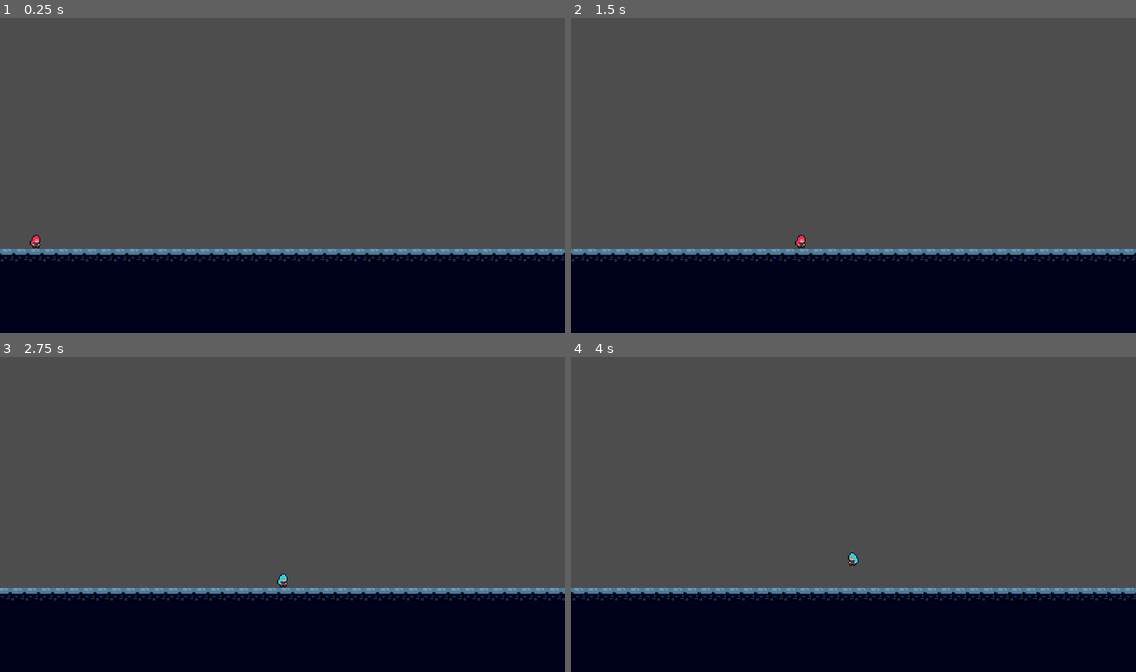
Above: before the commit, frames 1-4 (two rows, left to right).
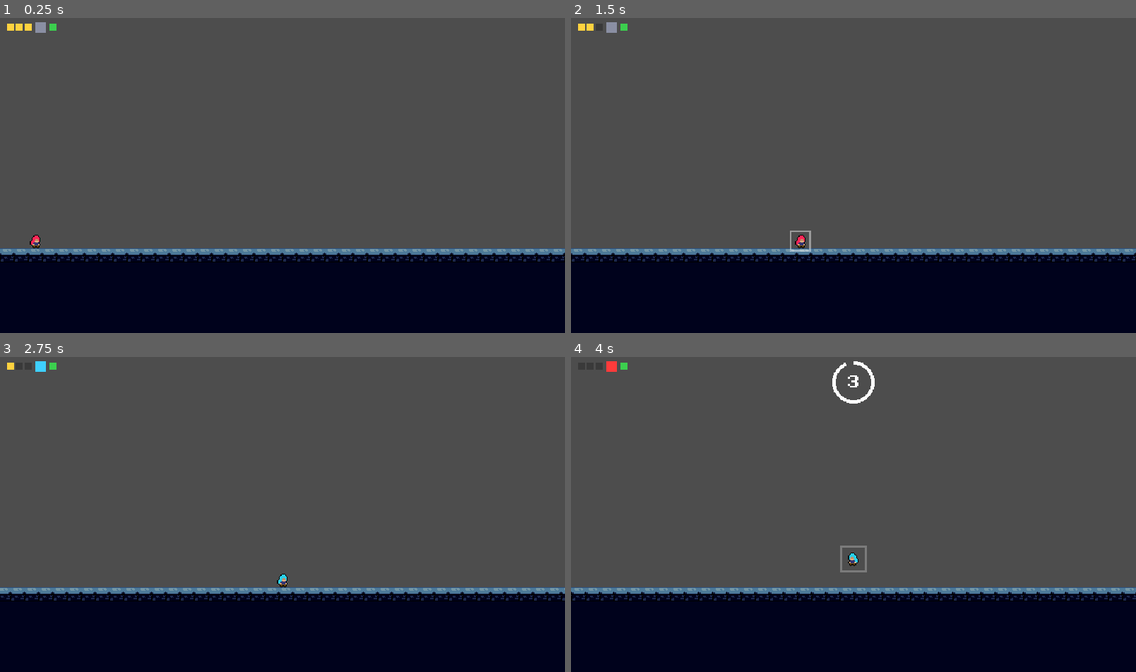
Above: after the commit, the same moments.

Repository: Pat-Rosander/TRI10NWARE
Game: Godot game, scene res://world/main.tscn
Two runs of this game, one before a commit and one after it. Both use one fixed random seed, a clock stepped at 60 frames per second and the inputs below.
Inputs:
- Up to frame 1 (0.25 s): no input
- Up to frame 2 (1.5 s): tap Enter at 0.5 s; hold Right (move_right) 0.53-1.28 s; tap X (dash) at 0.6 s; tap Space (jump) at 0.77 s; tap Z (switch) at 0.8, 1.35 s; hold Down (move_down) from 1.28 s (still down)
- Up to frame 3 (2.75 s): tap Space (jump) at 1.52, 2 s; tap X (dash) at 1.55, 2.1 s; release Down (move_down) at 2.03 s; hold Right (move_right) from 2.03 s (still down); tap Z (switch) at 2.3 s
- Up to frame 4 (4 s): release Right (move_right) at 2.78 s; hold Up (move_up) 2.78-3.53 s; tap Z (switch) at 2.85, 3.8 s; tap Space (jump) at 3.02, 3.77 s; tap X (dash) at 3.05 s; tap Enter at 3.5 s; hold Left (move_left) from 3.53 s (still down); tap C at 3.6 s

The runs differ from the first frame. In frame 1, 0.2% of the frame differs, in the area x 1-10%, y 1-5%; in frame 2, 0.2%; in frame 3, 0.1%; in frame 4, 0.5%, in the area x 6-54%, y 1-69%.

Commit message:
M2 step 5: HUD and switch visuals
Co-Authored-By: Claude Opus 5.5 <noreply@anthropic.com>

Diff:
--- a/game/player/player.tscn
+++ b/game/player/player.tscn
@@ -1,10 +1,47 @@
-[gd_scene load_steps=6 format=3]
+[gd_scene load_steps=12 format=3]
 
 [ext_resource type="Script" path="res://player/player.gd" id="1_player"]
 [ext_resource type="Script" path="res://input/live_input_source.gd" id="2_input"]
 [ext_resource type="Script" path="res://player/player_visuals.gd" id="3_visuals"]
 [ext_resource type="SpriteFrames" path="res://player/player_frames.tres" id="4_frames"]
 [ext_resource type="Script" path="res://player/flow_controller.gd" id="5_flow"]
+[ext_resource type="Texture2D" path="res://art/player/switch_burst.png" id="6_burst"]
+
+[sub_resource type="AtlasTexture" id="AtlasTexture_burst0"]
+atlas = ExtResource("6_burst")
+region = Rect2(0, 0, 32, 32)
+
+[sub_resource type="AtlasTexture" id="AtlasTexture_burst1"]
+atlas = ExtResource("6_burst")
+region = Rect2(32, 0, 32, 32)
+
+[sub_resource type="AtlasTexture" id="AtlasTexture_burst2"]
+atlas = ExtResource("6_burst")
+region = Rect2(64, 0, 32, 32)
+
+[sub_resource type="AtlasTexture" id="AtlasTexture_burst3"]
+atlas = ExtResource("6_burst")
+region = Rect2(96, 0, 32, 32)
+
+[sub_resource type="SpriteFrames" id="SpriteFrames_switch"]
+animations = [{
+"frames": [{
+"duration": 1.0,
+"texture": SubResource("AtlasTexture_burst0")
+}, {
+"duration": 1.0,
+"texture": SubResource("AtlasTexture_burst1")
+}, {
+"duration": 1.0,
+"texture": SubResource("AtlasTexture_burst2")
+}, {
+"duration": 1.0,
+"texture": SubResource("AtlasTexture_burst3")
+}],
+"loop": false,
+"name": &"burst",
+"speed": 20.0
+}]
 
 [node name="Player" type="Node2D"]
 script = ExtResource("1_player")
@@ -23,3 +60,9 @@
 animation = &"default_idle"
 centered = false
 offset = Vector2(-10, -20)
+
+[node name="SwitchFX" type="AnimatedSprite2D" parent="Visuals"]
+visible = false
+position = Vector2(0, -8)
+sprite_frames = SubResource("SpriteFrames_switch")
+animation = &"burst"
--- a/game/player/player_visuals.gd
+++ b/game/player/player_visuals.gd
@@ -1,5 +1,6 @@
-# Shows the player: each frame picks the animation (default_ or electric_ by state) and facing from the player's state. Reads
-# state only and never changes it (visuals are a window, not a lever). Serves AC M-01, M-02, M-03 (movement shown as decided).
+# Shows the player: each frame picks the animation (default_ or electric_ by state) and facing from the player's state,
+# and plays the switch burst over it on each switch event. Reads state only and never changes it (visuals are a window,
+# not a lever). Serves AC M-01, M-02, M-03 (movement shown as decided), V-04.
 extends Node2D
 
 ## Animation name prefixes for the default and flow states.
@@ -8,6 +9,12 @@
 
 @onready var _player: Player = get_parent()
 @onready var _sprite: AnimatedSprite2D = $Sprite
+@onready var _switch_fx: AnimatedSprite2D = $SwitchFX
+
+
+func _ready() -> void:
+	_switch_fx.animation_finished.connect(_switch_fx.hide)
+	Trace.event_logged.connect(_on_event_logged)
 
 
 func _process(_delta: float) -> void:
@@ -25,3 +32,10 @@
 	if _sprite.animation != animation:
 		_sprite.play(animation)
 	_sprite.flip_h = _player.state.facing < 0
+
+
+func _on_event_logged(entry: Dictionary) -> void:
+	if entry["event"] == "switch":
+		_switch_fx.show()
+		_switch_fx.stop()
+		_switch_fx.play(&"burst")
--- /dev/null
+++ b/game/ui/hud.gd
@@ -0,0 +1,109 @@
+# The HUD: volt pips, state icon, dash pip and the zero-volt countdown, read from the player every
+# frame; the volt pips flash on switch_refused. A read-only view that never changes state.
+# Serves AC V-03, V-04.
+extends CanvasLayer
+
+const VOLT_SHEET: Texture2D = preload("res://art/ui/volt_pip.png")
+const DASH_SHEET: Texture2D = preload("res://art/ui/dash_pip.png")
+const STATE_SHEET: Texture2D = preload("res://art/ui/state_icons.png")
+## Frames per sheet, left to right: volt [full, empty], dash [available, spent],
+## state [default, flow, warning at 0 volts in flow].
+const VOLT_FRAMES: int = 2
+const DASH_FRAMES: int = 2
+const STATE_FRAMES: int = 3
+const STATE_DEFAULT: int = 0
+const STATE_FLOW: int = 1
+const STATE_WARNING: int = 2
+## The refusal flash: this many blinks over this many seconds of rendered time.
+const FLASH_S: float = 0.4
+const FLASH_BLINKS: int = 3
+const FLASH_COLOR: Color = Color(1.0, 0.25, 0.25)
+
+## The player whose state is shown.
+@export var player: Player
+
+var _volt_frames: Array[AtlasTexture] = []
+var _dash_frames: Array[AtlasTexture] = []
+var _state_frames: Array[AtlasTexture] = []
+var _pips: Array[TextureRect] = []
+var _flash_left_s: float = 0.0
+
+@onready var _volt_pips: HBoxContainer = %VoltPips
+@onready var _state_icon: TextureRect = %StateIcon
+@onready var _dash_pip: TextureRect = %DashPip
+@onready var _countdown: Control = %Countdown
+@onready var _ring: TextureProgressBar = %Ring
+@onready var _numerals: Label = %Numerals
+
+
+func _ready() -> void:
+	_volt_frames = _cut(VOLT_SHEET, VOLT_FRAMES)
+	_dash_frames = _cut(DASH_SHEET, DASH_FRAMES)
+	_state_frames = _cut(STATE_SHEET, STATE_FRAMES)
+	for i: int in Tuning.data.max_volts:
+		var pip: TextureRect = TextureRect.new()
+		pip.mouse_filter = Control.MOUSE_FILTER_IGNORE
+		pip.texture = _volt_frames[0]
+		_volt_pips.add_child(pip)
+		_pips.append(pip)
+	_ring.max_value = Tuning.countdown_ticks
+	Trace.event_logged.connect(_on_event_logged)
+
+
+func _process(delta: float) -> void:
+	if player == null or player.flow.ledger == null:
+		return
+	var ledger: FlowLedger = player.flow.ledger
+	for i: int in _pips.size():
+		_pips[i].texture = _volt_frames[0 if i < ledger.volts else 1]
+	var in_flow: bool = ledger.state == FlowLedger.State.FLOW
+	var frame: int = STATE_DEFAULT
+	if in_flow:
+		frame = STATE_WARNING if ledger.volts == 0 else STATE_FLOW
+	_state_icon.texture = _state_frames[frame]
+	_dash_pip.texture = _dash_frames[0 if player.dash.charges > 0 else 1]
+	_show_countdown(ledger.countdown_ticks_left)
+	_show_flash(delta)
+
+
+## Cuts [param sheet] into [param count] equal frames, left to right.
+static func _cut(sheet: Texture2D, count: int) -> Array[AtlasTexture]:
+	var frames: Array[AtlasTexture] = []
+	@warning_ignore("integer_division")
+	var width: int = sheet.get_width() / count
+	for i: int in count:
+		var frame: AtlasTexture = AtlasTexture.new()
+		frame.atlas = sheet
+		frame.region = Rect2(i * width, 0, width, sheet.get_height())
+		frames.append(frame)
+	return frames
+
+
+## Whole seconds left, rounded up: 180 ticks shows 3, 1 tick shows 1.
+static func countdown_seconds(ticks_left: int, ticks_per_second: int) -> int:
+	@warning_ignore("integer_division")
+	return (ticks_left + ticks_per_second - 1) / ticks_per_second
+
+
+func _show_countdown(ticks_left: int) -> void:
+	_countdown.visible = ticks_left > 0
+	if ticks_left <= 0:
+		return
+	_ring.value = ticks_left
+	_numerals.text = str(countdown_seconds(ticks_left, Engine.physics_ticks_per_second))
+
+
+func _show_flash(delta: float) -> void:
+	var color: Color = Color.WHITE
+	if _flash_left_s > 0.0:
+		var elapsed: float = FLASH_S - _flash_left_s
+		var phase: int = int(elapsed / (FLASH_S / (FLASH_BLINKS * 2)))
+		if phase % 2 == 0:
+			color = FLASH_COLOR
+		_flash_left_s = maxf(_flash_left_s - delta, 0.0)
+	_volt_pips.modulate = color
+
+
+func _on_event_logged(entry: Dictionary) -> void:
+	if entry["event"] == "switch_refused":
+		_flash_left_s = FLASH_S
--- /dev/null
+++ b/game/ui/hud.tscn
@@ -0,0 +1,86 @@
+[gd_scene load_steps=4 format=3]
+
+[ext_resource type="Script" path="res://ui/hud.gd" id="1_hud"]
+[ext_resource type="Theme" path="res://ui/theme.tres" id="2_theme"]
+[ext_resource type="Texture2D" path="res://art/ui/countdown_ring.png" id="3_ring"]
+
+[node name="HUD" type="CanvasLayer"]
+layer = 10
+script = ExtResource("1_hud")
+
+[node name="Root" type="Control" parent="."]
+layout_mode = 3
+anchors_preset = 15
+anchor_right = 1.0
+anchor_bottom = 1.0
+grow_horizontal = 2
+grow_vertical = 2
+mouse_filter = 2
+theme = ExtResource("2_theme")
+
+[node name="TopLeft" type="HBoxContainer" parent="Root"]
+layout_mode = 0
+offset_left = 8.0
+offset_top = 8.0
+offset_right = 108.0
+offset_bottom = 20.0
+mouse_filter = 2
+theme_override_constants/separation = 4
+
+[node name="VoltPips" type="HBoxContainer" parent="Root/TopLeft"]
+unique_name_in_owner = true
+layout_mode = 2
+size_flags_vertical = 4
+mouse_filter = 2
+theme_override_constants/separation = 2
+
+[node name="StateIcon" type="TextureRect" parent="Root/TopLeft"]
+unique_name_in_owner = true
+layout_mode = 2
+size_flags_vertical = 4
+mouse_filter = 2
+
+[node name="DashPip" type="TextureRect" parent="Root/TopLeft"]
+unique_name_in_owner = true
+layout_mode = 2
+size_flags_vertical = 4
+mouse_filter = 2
+
+[node name="Countdown" type="Control" parent="Root"]
+unique_name_in_owner = true
+visible = false
+layout_mode = 1
+anchors_preset = 5
+anchor_left = 0.5
+anchor_right = 0.5
+offset_left = -24.0
+offset_top = 8.0
+offset_right = 24.0
+offset_bottom = 56.0
+grow_horizontal = 2
+mouse_filter = 2
+
+[node name="Ring" type="TextureProgressBar" parent="Root/Countdown"]
+unique_name_in_owner = true
+layout_mode = 1
+anchors_preset = 15
+anchor_right = 1.0
+anchor_bottom = 1.0
+grow_horizontal = 2
+grow_vertical = 2
+mouse_filter = 2
+fill_mode = 4
+texture_progress = ExtResource("3_ring")
+
+[node name="Numerals" type="Label" parent="Root/Countdown"]
+unique_name_in_owner = true
+layout_mode = 1
+anchors_preset = 15
+anchor_right = 1.0
+anchor_bottom = 1.0
+grow_horizontal = 2
+grow_vertical = 2
+theme_override_font_sizes/font_size = 16
+text = "3"
+horizontal_alignment = 1
+vertical_alignment = 1
--- /dev/null
+++ b/game/ui/theme.tres
@@ -0,0 +1,7 @@
+[gd_resource type="Theme" load_steps=2 format=3]
+
+[ext_resource type="FontFile" uid="uid://bbvetimep0gt6" path="res://art/fonts/pixel_font.ttf" id="1_font"]
+
+[resource]
+default_font = ExtResource("1_font")
+default_font_size = 8
--- a/game/world/main.tscn
+++ b/game/world/main.tscn
@@ -1,10 +1,11 @@
-[gd_scene load_steps=6 format=3 uid="uid://b5t7uyqi32r7p"]
+[gd_scene load_steps=7 format=3 uid="uid://b5t7uyqi32r7p"]
 
 [ext_resource type="Script" uid="uid://rr11rjck0x6d" path="res://world/main.gd" id="1_4f7fj"]
 [ext_resource type="Script" uid="uid://bop0qm0kf163p" path="res://world/world.gd" id="2_spvjk"]
 [ext_resource type="Script" uid="uid://cx5kg5dpydqek" path="res://world/camera_rig.gd" id="3_cmo1i"]
 [ext_resource type="PackedScene" path="res://debug/debug_overlay.tscn" id="4_dbgov"]
 [ext_resource type="PackedScene" path="res://player/player.tscn" id="5_player"]
+[ext_resource type="PackedScene" path="res://ui/hud.tscn" id="6_hud"]
 
 [node name="Main" type="Node"]
 process_mode = 3
@@ -23,4 +24,7 @@
 process_callback = 0
 script = ExtResource("3_cmo1i")
 
+[node name="HUD" parent="." node_paths=PackedStringArray("player") instance=ExtResource("6_hud")]
+player = NodePath("../World/Player")
+
 [node name="DebugOverlay" parent="." instance=ExtResource("4_dbgov")]
Binary file added: game/art/fonts/pixel_font.ttf
Not shown, added: game/art/fonts/pixel_font.ttf.import
Binary file added: game/art/player/switch_burst.png
Not shown, added: game/art/player/switch_burst.png.import
Binary file added: game/art/ui/countdown_ring.png
Not shown, added: game/art/ui/countdown_ring.png.import
Binary file added: game/art/ui/dash_pip.png
Not shown, added: game/art/ui/dash_pip.png.import
Binary file added: game/art/ui/state_icons.png
Not shown, added: game/art/ui/state_icons.png.import
Binary file added: game/art/ui/volt_pip.png
Not shown, added: game/art/ui/volt_pip.png.import
(and 5 more such lines)
